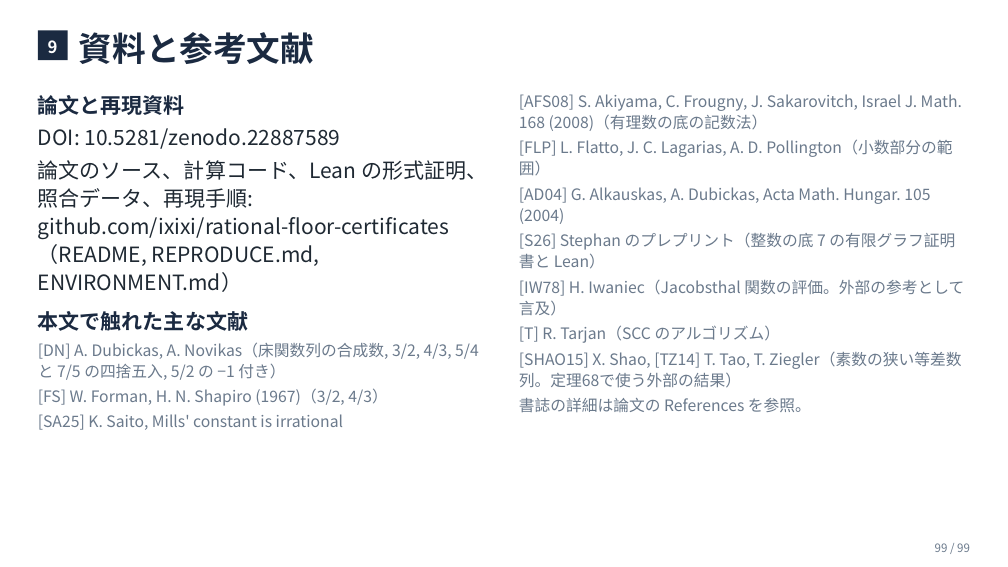
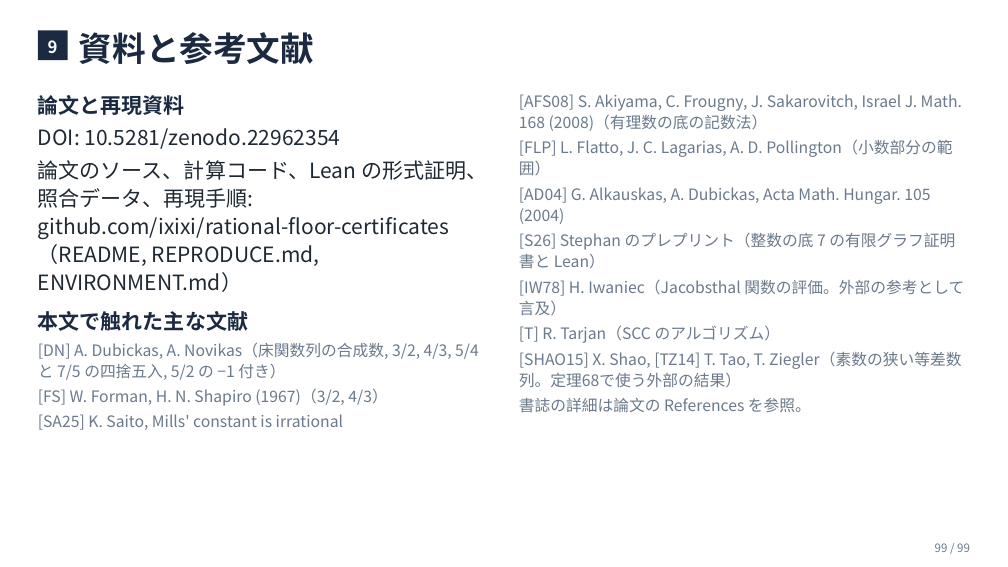
Before and after one commit to ixixi/rational-floor-certificates, a slide deck: slide 99 of slides/paper-explained-ja.pptx. Drawn at 1008x567 pixels with LibreOffice and Linux fonts; fonts in the diff are those of the drawing. Boxes give left, top, right and bottom in pixels: in the first picture for what was removed or moved away, otherwise in the second. Text is boxed around its words. In the diff, an @@ line names an element or a change of style, - is before the commit and + after.

```diff
--- a/slides/paper-explained-ja.pptx
+++ b/slides/paper-explained-ja.pptx
@@ text at <box>38,128,341,149</box>: text changed @@
-DOI: 10.5281/zenodo.22887589
+DOI: 10.5281/zenodo.22962354
```
Also in this commit, not shown: 1 other slide changed, 20 other files.
